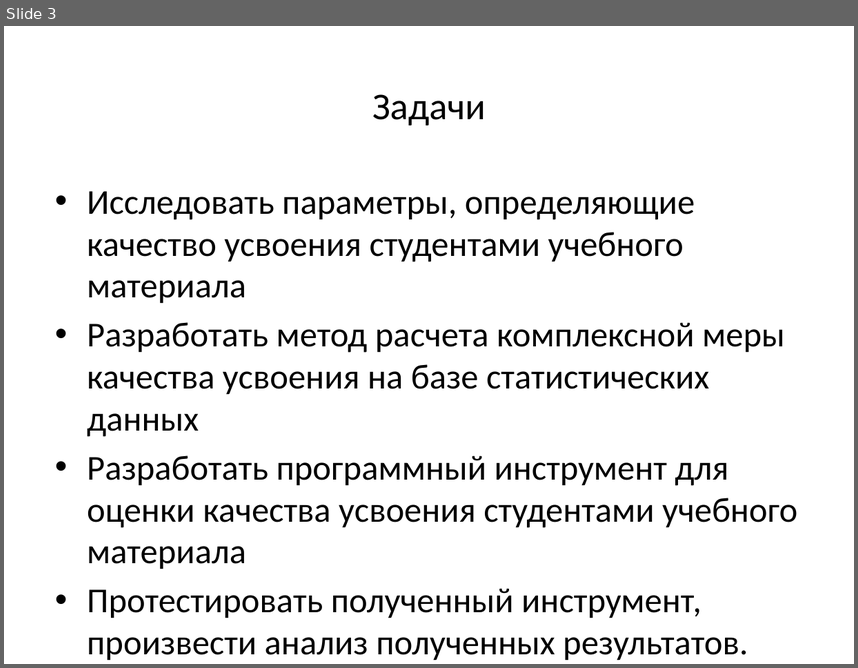
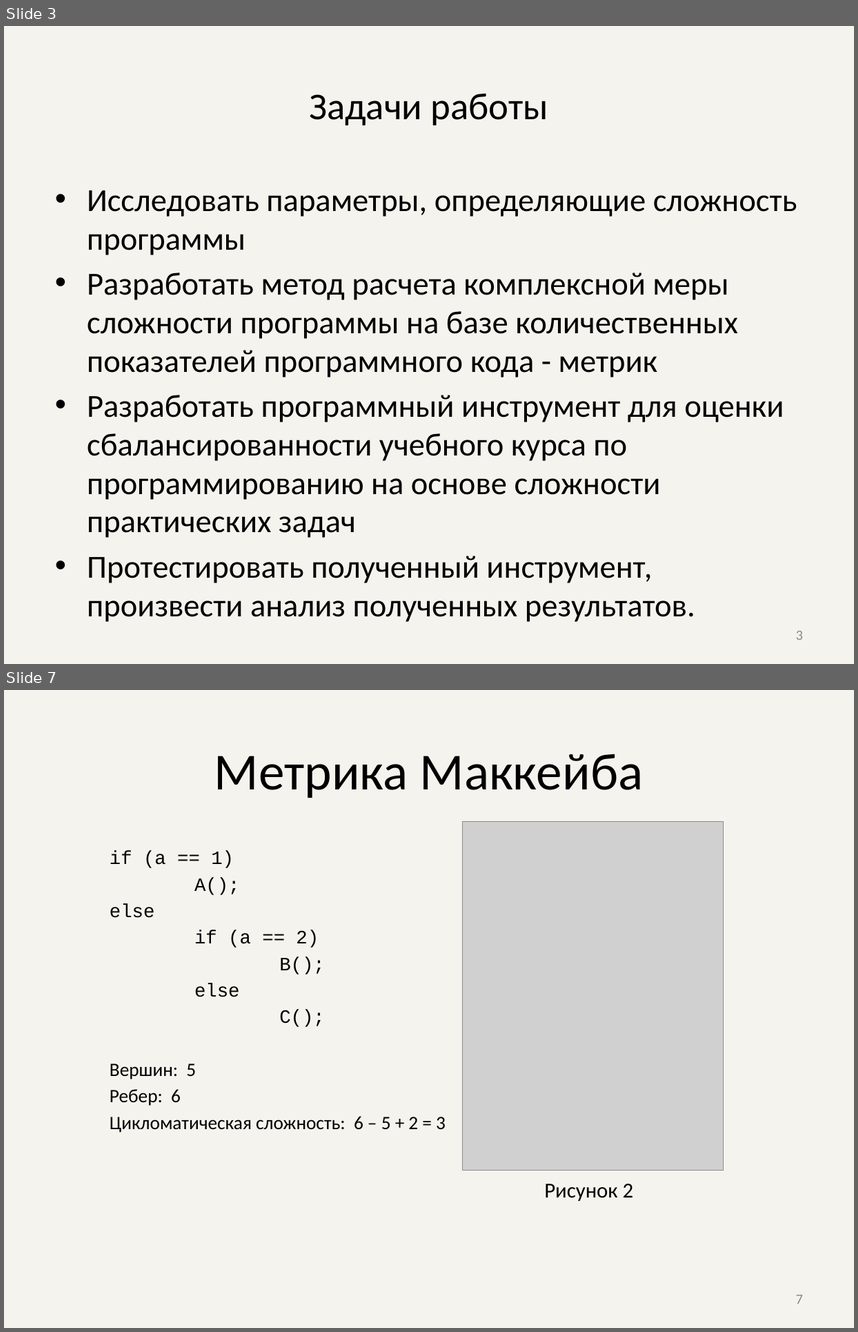
Before and after one commit to AlexDevyatov/Dissertation, a slide deck: Презентация.pptx. Shown one above the other, each under a label of ours: slide 3 before the commit, slides 3 and 7 after it; the slides between them are not shown. The pictures are 858x668 and 858x1332 pixels, drawn with LibreOffice and Linux fonts; fonts in the diff are those of the drawing; grey boxes stand for pictures. Boxes give left, top, right and bottom in pixels: in the first picture for what was removed or moved away, otherwise in the second. Text is boxed around its words. In the diff, an @@ line names an element or a change of style, - is before the commit and + after.

```diff
--- a/Презентация.pptx
+++ b/Презентация.pptx
@@ slide 7 added at bbox=[4, 690, 854, 1328], background #EEECE1 at 60% opacity @@
@@ title added at bbox=[214, 753, 643, 798], 44 pt, text #000000 @@
+Метрика Маккейба
@@ picture added at bbox=[462, 822, 723, 1170] @@
@@ text added at bbox=[110, 851, 446, 1132], 16 pt, text #000000 @@
+if (a == 1)
+A();
+else
+if (a == 2)
+B();
+else
+C();
+Вершин: 5
+Ребер: 6
+Цикломатическая сложность: 6 – 5 + 2 = 3
@@ text added at bbox=[544, 1183, 634, 1201], 18 pt, text #000000 @@
+Рисунок 2
@@ page number added at bbox=[796, 1294, 803, 1303], 12 pt, text #8C8C8C @@
+7
@@ slide 3 changed as well @@
@@ background #FFFFFF to #EEECE1 at 60% opacity @@
@@ title at bbox=[309, 93, 548, 125]: text changed @@
-Задачи
+Задачи работы
@@ text at bbox=[87, 190, 797, 537]: text changed; size 29.6 to 27.2 pt @@
-• Исследовать параметры, определяющие качество усвоения студентами учебного материала
-• Разработать метод расчета комплексной меры качества усвоения на базе статистических данных
-• Разработать программный инструмент для оценки качества усвоения студентами учебного материала
+• Исследовать параметры, определяющие сложность программы
+• Разработать метод расчета комплексной меры сложности программы на базе количественных показателей программного кода - метрик
+• Разработать программный инструмент для оценки сбалансированности учебного курса по программированию на основе сложности практических задач
@@ text at bbox=[87, 555, 652, 583]: size 29.6 to 27.2 pt in "Протестировать полученный инструмент, произвести анализ полу ..." @@
@@ page number added at bbox=[796, 630, 803, 639], 12 pt, text #8C8C8C @@
+3
```
Also in this commit, not shown: 1 other slide changed, 17 other slides added, 7 slides removed, 13 other files.
